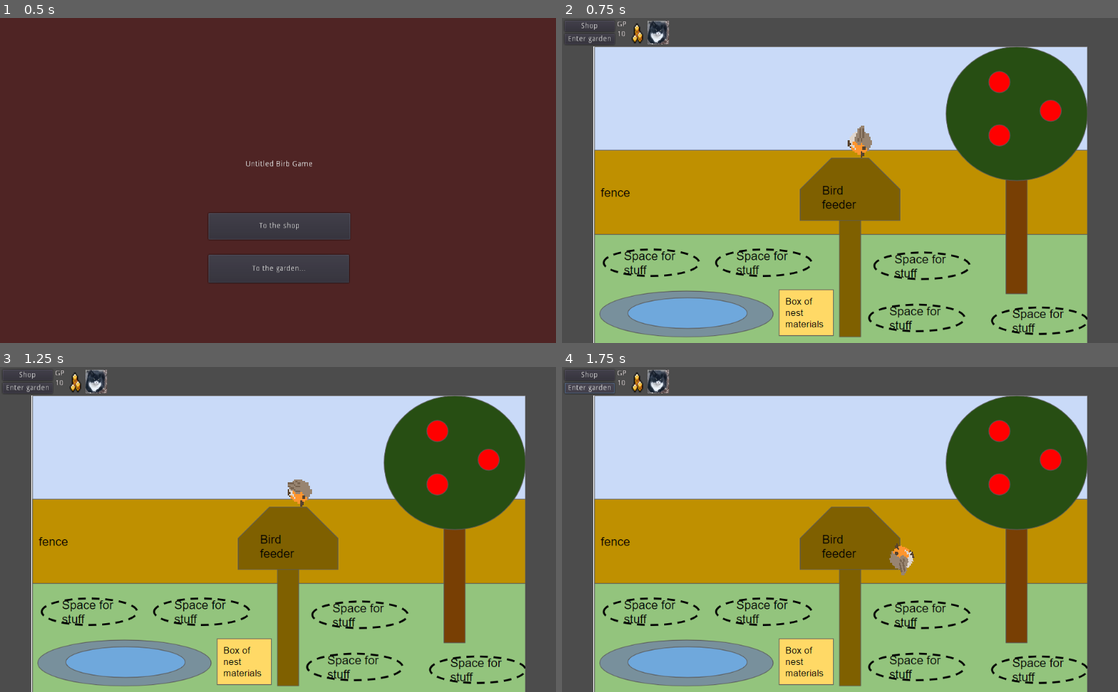
Above: before the commit, frames 1-4 (two rows, left to right).
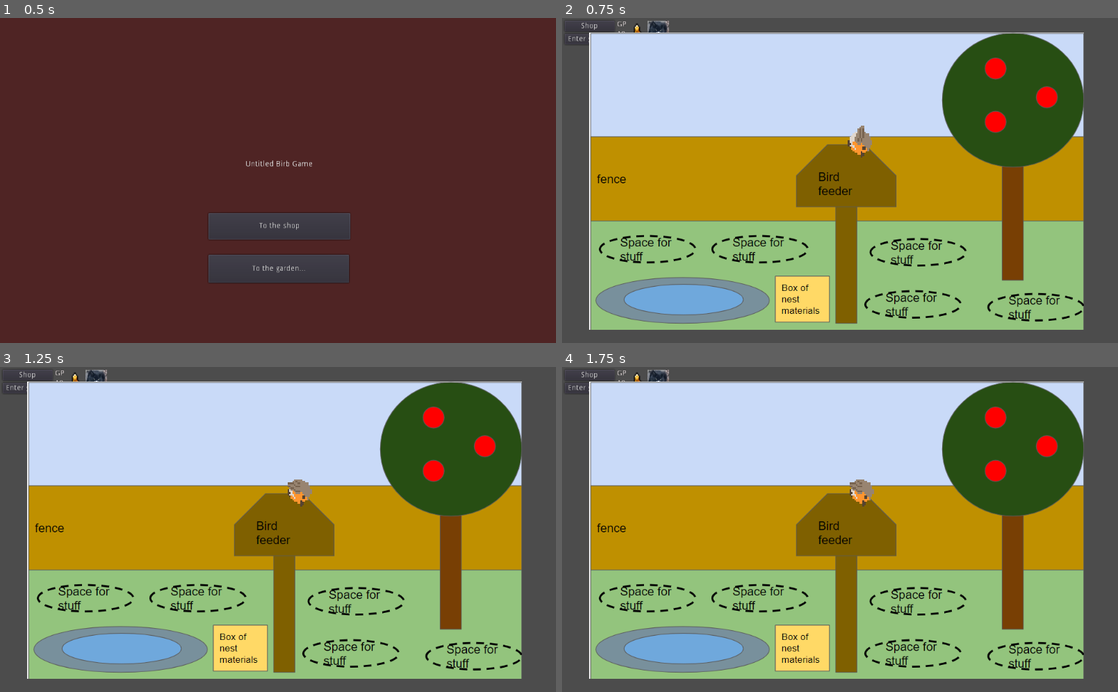
Above: after the commit, the same moments.

Repository: Binney/tori-atsume
Game: Godot game, scene res://Splash.tscn
The game is run twice, just before and just after one commit, with the same random seed, the same clock (stepped at 60 frames per second) and the same inputs.
Inputs:
- Up to frame 1 (0.5 s): no input
- Up to frame 2 (0.75 s): click "To the garden..." at 0.5 s
- Up to frame 3 (1.25 s): no input
- Up to frame 4 (1.75 s): click "Enter garden" at 1.25 s

Frame 1 is identical in both runs. In frame 2, 29% of the frame differs, in the area x 4-95%, y 4-100%; in frame 3, 29%; in frame 4, 29%, in the area x 0-95%, y 4-100%.
Error after the commit: Invalid call. Nonexistent function 'set_curve' in base 'NodePath'. (res://Garden.gd:43)

Commit message:
Start on birb flight (WIP)

Diff:
--- a/project/Garden.gd
+++ b/project/Garden.gd
@@ -1,6 +1,4 @@
 extends Node2D
-
-
 
 
 const Burd = preload("Burd.gd")
@@ -22,6 +20,7 @@
 		if (child is Burd):
 			child.tick()
 
+
 func spawnRobin():
 	$BurdPath/SpawnBurdLocation.offset = randi()
 	var burd = Robin.instance()
@@ -33,3 +32,12 @@
 	direction += rand_range(-PI / 4, PI / 4)
 	burd.rotation = direction
 	burd.tweet()
+	burd.arrive()
+	$SpawnBurdPath/SpawnBurdPoint.offset = randi()
+	$BurdLandPath/BurdLandPoint.offset = randi()
+	var start = $SpawnBurdPath/SpawnBurdPoint.position
+	var end = $BurdLandPath/BurdLandPoint.position
+	var curve = Curve.new()
+	curve.add_point(start)
+	curve.add_point(end)
+	burd.flightpath.set_curve(curve)
--- a/project/Garden.tscn
+++ b/project/Garden.tscn
@@ -6,6 +6,16 @@
 [sub_resource type="Curve2D" id=1]
 _data = {
 "points": PoolVector2Array( 0, 0, 0, 0, 448.974, 217.004, 0, 0, 0, 0, 623.838, 237.027, 0, 0, 0, 0, 630.512, 354.493, 0, 0, 0, 0, 438.295, 351.823, 0, 0, 0, 0, 448.974, 217.004 )
+}
+
+[sub_resource type="Curve2D" id=2]
+_data = {
+"points": PoolVector2Array( 0, 0, 0, 0, -16.3257, 335.507, 0, 0, 0, 0, -24.8375, -20.9846, 0, 0, 0, 0, 1041.63, -13.9749, 0, 0, 0, 0, 1050.15, 328.497 )
+}
+
+[sub_resource type="Curve2D" id=3]
+_data = {
+"points": PoolVector2Array( 0, 0, 0, 0, -102.994, 370.161, 0, 0, 0, 0, -112.872, 699.974 )
 }
 
 [node name="Garden" type="Node2D"]
@@ -16,17 +26,17 @@
 anchor_top = 0.5
 anchor_right = 0.5
 anchor_bottom = 0.5
-margin_left = 57.0
-margin_top = 52.0
-margin_right = 968.0
-margin_bottom = 601.0
+margin_left = 49.7284
+margin_top = 26.6211
+margin_right = 960.728
+margin_bottom = 575.621
 texture = ExtResource( 1 )
 __meta__ = {
 "_edit_use_anchors_": false
 }
 
 [node name="BurdTimer" type="Timer" parent="."]
-wait_time = 0.5
+wait_time = 0.2
 
 [node name="BurdPath" type="Path2D" parent="."]
 curve = SubResource( 1 )
@@ -34,4 +44,22 @@
 [node name="SpawnBurdLocation" type="PathFollow2D" parent="BurdPath"]
 position = Vector2( 448.974, 217.004 )
 rotation = 0.114013
+
+[node name="SpawnBurdPath" type="Path2D" parent="."]
+position = Vector2( -3.05176e-05, -3.05176e-05 )
+curve = SubResource( 2 )
+
+[node name="SpawnBurdPoint" type="PathFollow2D" parent="SpawnBurdPath"]
+position = Vector2( -16.3257, 335.507 )
+rotation = -1.59467
+
+[node name="BurdLandPath" type="Path2D" parent="."]
+position = Vector2( -16.3257, 335.507 )
+rotation = -1.59467
+scale = Vector2( 1, 1 )
+curve = SubResource( 3 )
+
+[node name="BurdLandPoint" type="PathFollow2D" parent="BurdLandPath"]
+position = Vector2( -102.994, 370.161 )
+rotation = 1.60074
 [connection signal="timeout" from="BurdTimer" to="." method="_on_BurdTimer_timeout"]
--- a/project/Robin.tscn
+++ b/project/Robin.tscn
@@ -7,4 +7,3 @@
 
 [node name="AnimatedSprite" parent="." index="0"]
 frames = ExtResource( 2 )
-frame = 1
--- a/project/burd.gd
+++ b/project/burd.gd
@@ -5,26 +5,37 @@
 export var max_speed = 250  # Maximum speed range.
 
 export var lifetime = 60
+export var point = 0
+export (NodePath) var flightpath
 
 var age = 0
+var arriving = true
+var departing = false
 
 func _ready():
 	pass
 
 func tweet():
-	# TODO actually  make a noise
+	# TODO actually make a noise
 	print("TWIET")
 
 func tick():
 	age += 1
+	flightpath.offset += 5
+	position = flightpath.position
 	if age > lifetime:
 		depart()
 
+func _on_VisibilityNotifier2D_viewport_entered(viewport):
+	print("Spawned")
+
 func arrive():
-	print("Arriving");
+	print("Arriving")
+	arriving = true
 
 func depart():
-	print("Departing");
+	print("Departing")
+	departing = true
 
-func _on_VisibilityNotifier2D_screen_exited():
+func _on_VisibilityNotifier2D_viewport_exited(viewport):
 	queue_free()
--- a/project/burd.tscn
+++ b/project/burd.tscn
@@ -22,6 +22,7 @@
 scale = Vector2( 3, 3 )
 frames = SubResource( 1 )
 animation = "flap"
+frame = 1
 playing = true
 
 [node name="CollisionShape2D" type="CollisionShape2D" parent="."]
@@ -29,3 +30,5 @@
 
 [node name="VisibilityNotifier2D" type="VisibilityNotifier2D" parent="."]
 [connection signal="screen_exited" from="VisibilityNotifier2D" to="." method="_on_VisibilityNotifier2D_screen_exited"]
+[connection signal="viewport_entered" from="VisibilityNotifier2D" to="." method="_on_VisibilityNotifier2D_viewport_entered"]
+[connection signal="viewport_exited" from="VisibilityNotifier2D" to="." method="_on_VisibilityNotifier2D_viewport_exited"]
Not shown: 1 places in project/Garden.tscn that only renumber resources
